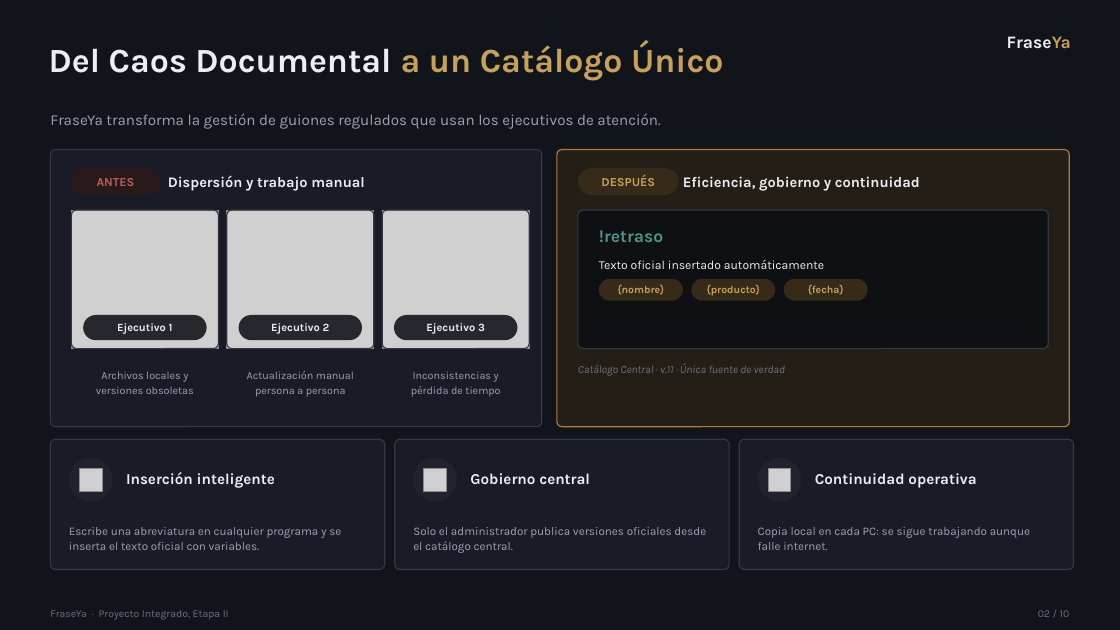
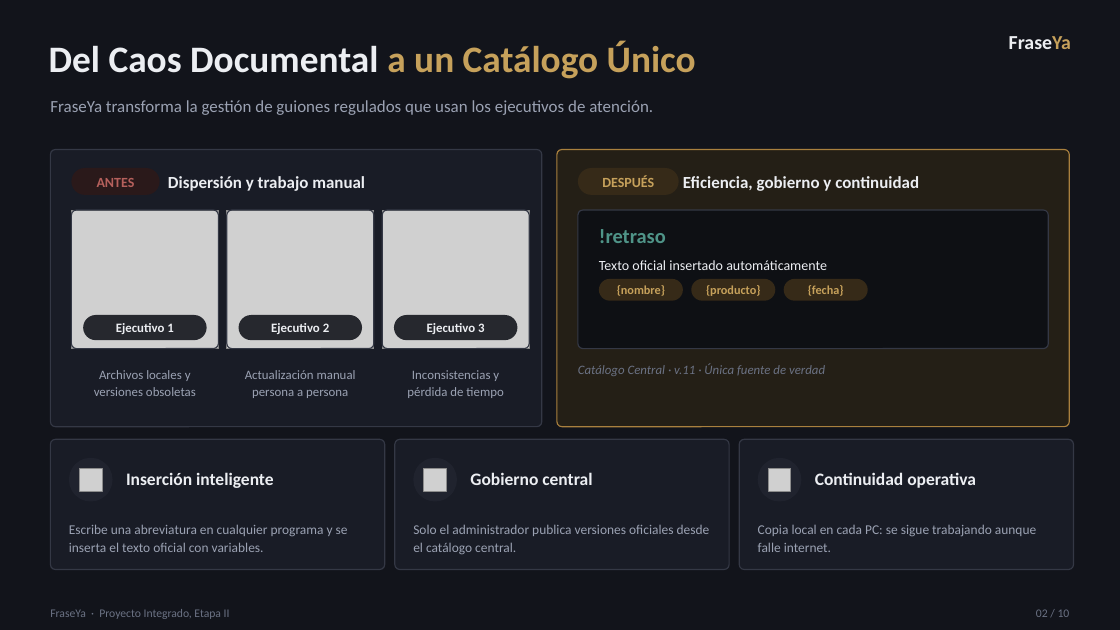
Before and after one commit to bayron-chavez/FraseYa, a slide deck: slide 2 of FraseYa_Etapa2_corregido.pptx. Drawn at 1120x630 pixels with LibreOffice and Linux fonts; fonts in the diff are those of the drawing; grey boxes stand for pictures. Boxes give left, top, right and bottom in pixels: in the first picture for what was removed or moved away, otherwise in the second. Text is boxed around its words. In the diff, an @@ line names an element or a change of style, - is before the commit and + after.

```diff
--- a/FraseYa_Etapa2_corregido.pptx
+++ b/FraseYa_Etapa2_corregido.pptx
@@ text "FraseYa" at box(1009, 36, 1071, 49): size 15 to 17 pt, font Karla to Calibri @@
@@ text "Del Caos Documental a un ..." at box(49, 41, 696, 79): size 29 to 32 pt, font Karla to Calibri; line spacing 1.02 to 1 @@
@@ text "FraseYa transforma la gestión de ...": place and size @@
-text "FraseYa transforma la gestión de ..." at box(50, 113, 660, 129)
+text "FraseYa transforma la gestión de ..." at box(50, 100, 653, 115)
@@ text "FraseYa transforma la gestión de ..." at box(50, 100, 653, 115): size 13 to 14.5 pt, font Karla to Calibri @@
@@ text "Dispersión y trabajo manual" at box(168, 176, 365, 191): size 12.5 to 14.5 pt, font Karla to Calibri @@
@@ text "Eficiencia, gobierno y continuidad" at box(683, 176, 919, 191): size 12.5 to 14.5 pt, font Karla to Calibri @@
@@ text "!retraso" at box(599, 229, 666, 243): size 15 to 17.5 pt, font Karla to Calibri @@
@@ size 10.5 to 12 pt, font Karla to Calibri in 3 elements at box(97, 178, 135, 187), box(602, 175, 654, 187), box(599, 260, 827, 270) @@
@@ size 9 to 10.5 pt, font Karla to Calibri in 3 elements at box(617, 285, 665, 296), box(706, 285, 760, 296), box(808, 285, 844, 296) @@
@@ size 9.3 to 11 pt, font Karla to Calibri in 3 elements at box(94, 370, 196, 396), box(245, 370, 356, 398), box(407, 370, 503, 398) @@
@@ size 9.5 to 11 pt, font Karla to Calibri in 4 elements at box(116, 323, 173, 334), box(271, 323, 329, 334), box(427, 323, 484, 334), box(578, 363, 825, 376) @@
@@ size 13 to 15 pt, font Karla to Calibri in 3 elements at box(126, 472, 274, 488), box(470, 472, 592, 485), box(815, 472, 976, 488) @@
@@ size 10 to 11.5 pt, font Karla to Calibri in 3 elements at box(69, 524, 348, 552), box(413, 525, 710, 554), box(758, 525, 1036, 552) @@
@@ text "FraseYa · Proyecto Integrado, Etapa ..." at box(50, 609, 230, 619): size 9 to 10 pt, font Karla to Calibri @@
@@ text "02 / 10" at box(1036, 609, 1070, 617): size 9 to 10 pt, font Karla to Calibri @@
```
Also in this commit, not shown: 9 other slides changed.
